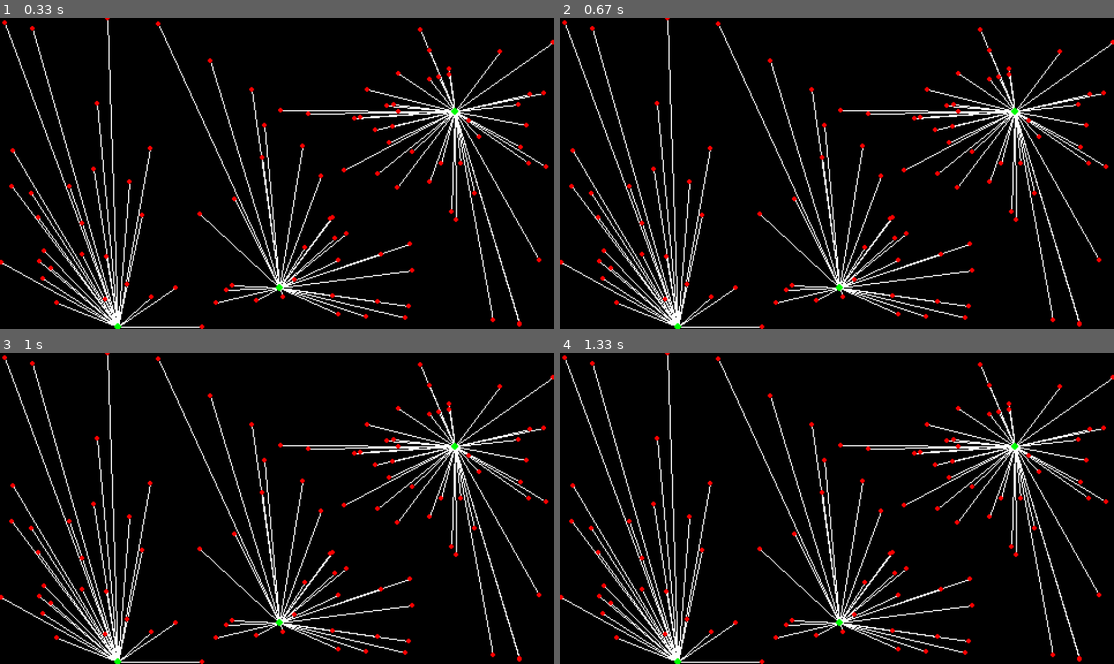
Above: before the commit, frames 1-4 (two rows, left to right).
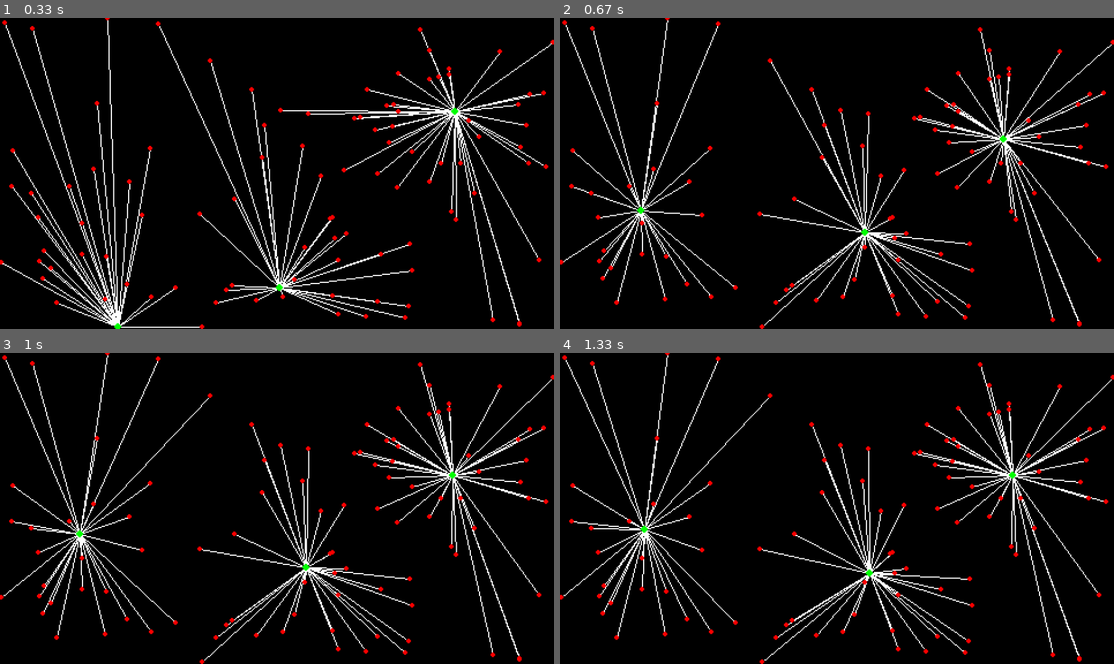
Above: after the commit, the same moments.

Repository: Daemon19/pygame-k-means-visualization
Game: pygame game, started from main.py
Same seed, same stepped clock (60 frames per second), same inputs: the game is played once before the commit and once after it.
Inputs:
- Up to frame 1 (0.33 s): no input
- Up to frame 2 (0.67 s): tap Space at 0.33 s
- Up to frame 3 (1 s): tap Space at 0.73 s
- Up to frame 4 (1.33 s): tap Space at 1.03 s

Frame 1 is identical in both runs. In frame 2, 13% of the frame differs, in the area x 0-100%, y 1-100%; in frame 3, 13%; in frame 4, 13%.

Commit message:
Update centroids position & connection on space key press

Diff:
--- a/main.py
+++ b/main.py
@@ -15,15 +15,16 @@
     running = True
     data = [pos * [SCREEN_W, SCREEN_H] for pos in np.random.rand(100, 2)]
     centroids = [pos * [SCREEN_W, SCREEN_H] for pos in np.random.rand(3, 2)]
-
-    centroids_data = [[] for _ in centroids]
-    for d in data:
-        centroids_data[closest_to(d, centroids)].append(d)
+    centroids_data = closest_centroids_data(data, centroids)
 
     while running:
         for event in pg.event.get():
             if event.type == pg.QUIT:
                 running = False
+            if event.type == pg.KEYDOWN:
+                if event.key == pg.K_SPACE:
+                    centroids = [np.mean(cd, 0) for cd in centroids_data]
+                    centroids_data = closest_centroids_data(data, centroids)
 
         screen.fill("black")
 
@@ -45,7 +46,19 @@
 
 
 def closest_to(point, centroids):
-    return min(enumerate(map(lambda c: pg.Vector2(c[0], c[1]).distance_squared_to(point), centroids)), key=lambda l: l[1])[0]
+    return min(
+        enumerate(
+            map(lambda c: pg.Vector2(c[0], c[1]).distance_squared_to(point), centroids)
+        ),
+        key=lambda l: l[1],
+    )[0]
+
+
+def closest_centroids_data(data, centroids):
+    centroids_data = [[] for _ in centroids]
+    for d in data:
+        centroids_data[closest_to(d, centroids)].append(d)
+    return centroids_data
 
 
 if __name__ == "__main__":
